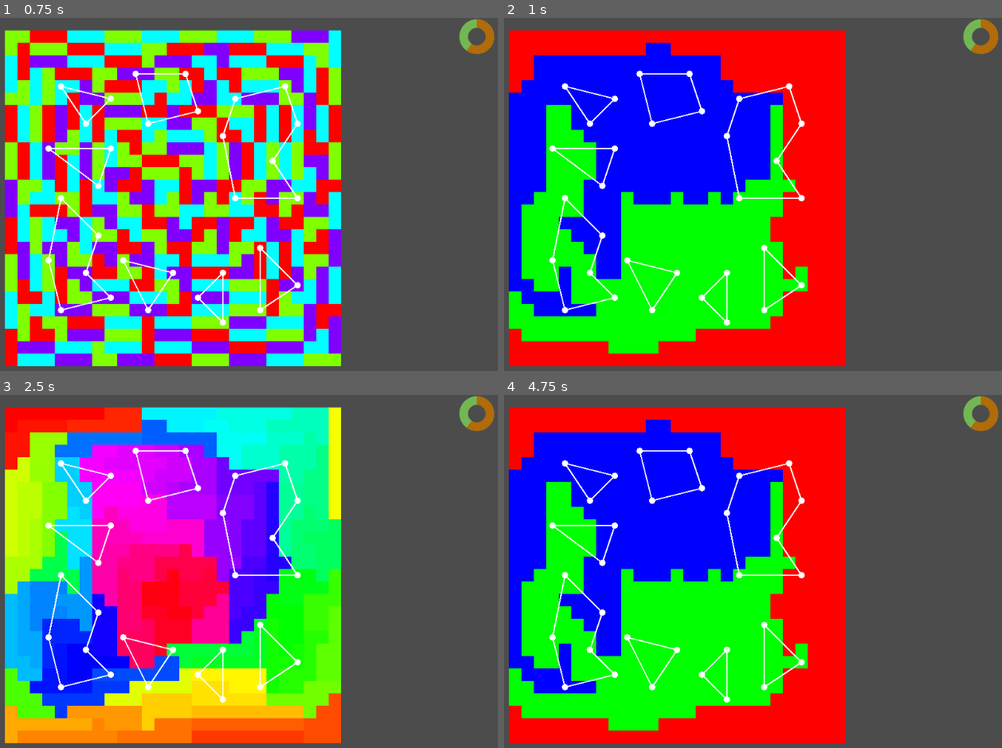
Above: before the commit, frames 1-4 (two rows, left to right).
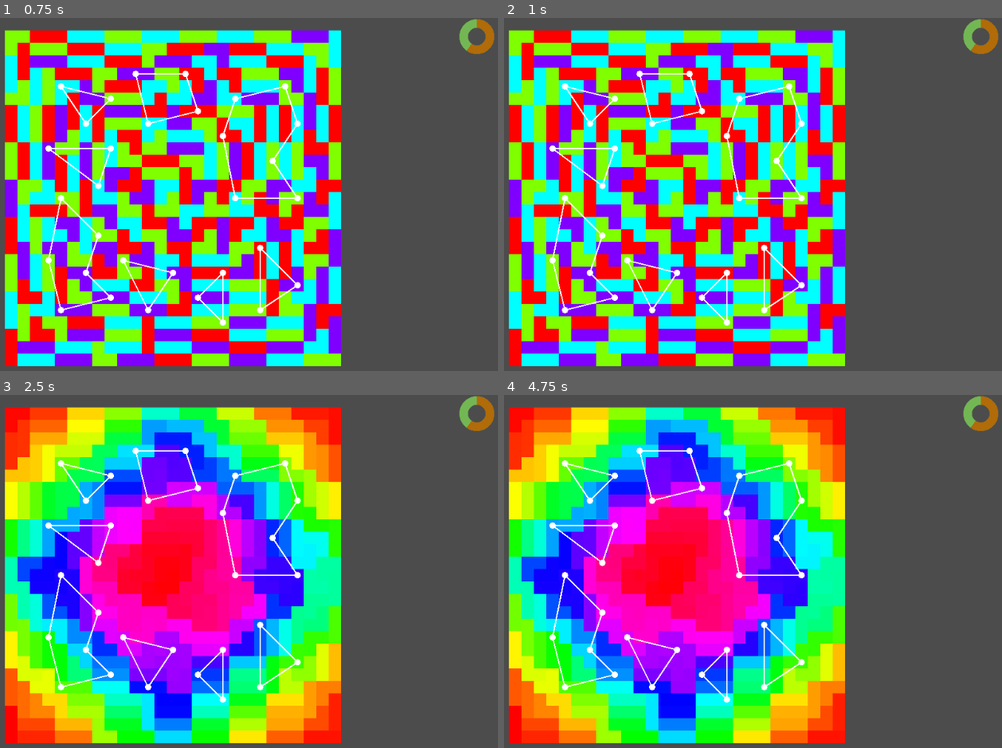
Above: after the commit, the same moments.

Repository: Pe3Hu/pononga
Game: Godot game, scene res://scenes/Game.tscn
The game is run twice, just before and just after one commit, with the same random seed, the same clock (stepped at 60 frames per second) and the same inputs.
Inputs (mouse positions are in pixels of both pictures, inside the frame that each line leads up to):
- Up to frame 1 (0.75 s): tap Enter at 0.5 s; move the mouse to (318, 187) at 0.52 s; click (318, 187) at 0.67 s
- Up to frame 2 (1 s): no input
- Up to frame 3 (2.5 s): tap Space at 1.25 s; move the mouse to (49, 599) at 1.27 s; click (49, 599) at 1.42 s; tap Enter at 2 s; move the mouse to (244, 500) at 2.02 s; click (244, 500) at 2.17 s
- Up to frame 4 (4.75 s): tap Space at 2.75, 4.25 s; move the mouse to (653, 656) at 2.77 s; click (653, 656) at 2.92 s; tap Enter at 3.5 s; move the mouse to (872, 638) at 3.52 s; click (872, 638) at 3.67 s; move the mouse to (outside the picture) at 4.27 s; click (outside the picture) at 4.42 s

Frame 1 is identical in both runs. In frame 2, 58% of the frame differs, in the area x 0-69%, y 3-99%; in frame 3, 59%; in frame 4, 61%.

Commit message:
version 0.012
1. loop fail fixed
2. threats added

Diff:
--- a/scripts/Classes_Arena.gd
+++ b/scripts/Classes_Arena.gd
@@ -3,6 +3,7 @@
 
 class Cultivator:
 	var num = {}
+	var flag = {}
 
 	func _init(input_):
 		num.index = Global.num.primary_key.cultivator
@@ -27,6 +28,7 @@
 		num.defense.factor = 0
 		num.recovery = {}
 		num.recovery.health = 1
+		flag.alarm = false
 
 	func jump_stages(value_):
 		for _i in value_:
--- a/scripts/Classes_Map.gd
+++ b/scripts/Classes_Map.gd
@@ -42,6 +42,10 @@
 			var vertex = point * Global.num.vicinity.a/2 + vec.center
 			arr.point.append(vertex)
 
+	func reset():
+		flag.capital = false
+		obj.village = null
+
 class Region:
 	var num = {}
 	var arr = {}
@@ -84,7 +88,6 @@
 					for neighbor in arr.neighbor:
 						neighbor.update_domain_by(self)
 			else:
-				print("update_domain error 1",arr.domain)
 				obj.map.flag.domain = false
 
 	func add_region(region_):
@@ -100,11 +103,14 @@
 	var num = {}
 	var arr = {}
 	var flag = {}
+	var dict = {}
 	var obj = {}
 
 	func _init(input_):
 		num.index = Global.num.primary_key.village
 		Global.num.primary_key.village += 1
+		num.threat = -1
+		num.guardians = 0
 		arr.vicinity = []
 		arr.neighbor = []
 		arr.sect = []
@@ -116,17 +122,42 @@
 		obj.capital = input_.capital
 		obj.capital.flag.capital = true
 		obj.capital.obj.village = self
-		get_to_center()
+		init_nums()
 		init_sects()
 
-	func get_to_center():
+	func init_nums():
 		num.to_center = obj.capital.vec.center.distance_to(obj.map.vec.center)
+		var grid = obj.capital.vec.grid
+		num.to_border = min(min(grid.x,grid.y),min(Global.num.map.cols-1-grid.x,Global.num.map.rows-1-grid.y))
 
 	func init_sects():
 		var input = {}
 		input.map = obj.map
 		var sect = Classes_Arena.Sect.new(input)
 		arr.sect.append(sect)
+
+	func set_prioritys():
+		dict.priority = {}
+
+		for priority in Global.arr.priority:
+			dict.priority[priority] = Global.num.priority.base
+
+
+
+	func alarm():
+		var options = []
+
+		for sect in arr.sect:
+			for cultivator in sect.arr.cultivator:
+				options.append(cultivator)
+
+		while num.guardians < num.threat:
+
+			Global.rng.randomize()
+			var index_r = Global.rng.randi_range(0, options.size()-1)
+			var guardian  = options.pop_at(index_r)
+			num.guardians += Global.arr.sequence["B000000"][guardian.num.stage.current]
+			guardian.flag.alarm = true
 
 class Road:
 	var num = {}
@@ -173,13 +204,10 @@
 	var flag = {}
 
 	func _init():
-		arr.vicinity = []
-		arr.region = []
-		arr.village = []
-		arr.road = []
-		arr.arena = []
+		num.threat = Global.num.threat.base
 		flag.domain = false
 		flag.rank = false
+		flag.success = true
 		init_vicinitys()
 		init_borderlands()
 		init_regions()
@@ -187,8 +215,12 @@
 		init_villages()
 		init_roads()
 		init_arenas()
+		set_threats()
+		init_threats_alarm()
 
 	func init_vicinitys():
+		arr.vicinity = []
+
 		for _i in Global.num.map.rows:
 			arr.vicinity.append([])
 
@@ -220,6 +252,8 @@
 			child_vicinity_.arr.delimited.append(parent_vicinity_)
 
 	func init_regions():
+		arr.region = []
+
 		init_associates()
 		set_region_neighbors(0)
 		init_region_ranks()
@@ -238,7 +272,6 @@
 			for vicinity in vicinitys:
 				unused.append(vicinity)
 
-		#loop checked
 		while unused.size() > Global.num.associate.size:
 			generate_associate(unused)
 
@@ -267,7 +300,6 @@
 		var vicinitys = [begin]
 		var flag = true
 
-		#loop checked
 		while vicinitys.size() < Global.num.associate.size && flag:
 			var options = []
 
@@ -400,127 +432,124 @@
 				for vicinity in region.arr.vicinity:
 					ununioned_vicinitys.append(vicinity)
 
-		#loop checked
-		while rank < Global.num.region.ranks-1:
-			flag.rank = false
+		while rank < Global.num.region.ranks-1 && flag.success:
 			arr.region.append([])
-
-			##var counter = 0 && counter < 1000: counter +=1
-			var counter = 0
-			while !flag.rank && counter < 1000:
-				counter +=1
-				flag.rank = true
-				var free_regions = []
-				var ununioned_regions = []
-				arr.region[rank+1] = []
-
-				for region in arr.region[rank]:
-					if region.flag.union:
-						free_regions.append(region)
+			var free_regions = []
+			var ununioned_regions = []
+			arr.region[rank+1] = []
+
+			for region in arr.region[rank]:
+				if region.flag.union:
+					free_regions.append(region)
+				else:
+					ununioned_regions.append(region)
+
+			while free_regions.size() % Global.num.region.base != 0:
+				var options = []
+
+				for region in ununioned_regions:
+					for neighbor in region.arr.neighbor:
+						if free_regions.has(neighbor):
+							options.append(neighbor)
+
+				Global.rng.randomize()
+				var index_r = Global.rng.randi_range(0, options.size()-1)
+				var region = options[index_r]
+				free_regions.erase(region)
+				ununioned_regions.append(region)
+
+			while free_regions.size() >= Global.num.region.base && flag.rank:
+				var datas = []
+
+				for region in free_regions:
+					var data = {}
+					data.value = 0
+					data.region = region
+
+					for neighbor in region.arr.neighbor:
+						if free_regions.has(neighbor):
+							data.value += 1
+
+					if data.value > 0:
+						datas.append(data)
 					else:
-						ununioned_regions.append(region)
-
-				while free_regions.size() % Global.num.region.base != 0:
-					var options = []
-
-					for region in ununioned_regions:
-						for neighbor in region.arr.neighbor:
-							if free_regions.has(neighbor):
-								options.append(neighbor)
-
-					Global.rng.randomize()
-					var index_r = Global.rng.randi_range(0, options.size()-1)
-					var region = options[index_r]
-					free_regions.erase(region)
-					ununioned_regions.append(region)
-
-				while free_regions.size() >= Global.num.region.base && flag.rank:
-					var datas = []
-
-					for region in free_regions:
-						var data = {}
-						data.value = 0
-						data.region = region
-
-						for neighbor in region.arr.neighbor:
-							if free_regions.has(neighbor):
-								data.value += 1
-
-						datas.append(data)
-
-					datas.sort_custom(Sorter, "sort_ascending")
-					var options = []
-
-					for data in datas:
-						if data.value == datas.front().value:
-							options.append(data)
-
-					Global.rng.randomize()
-					var index_r = Global.rng.randi_range(0, options.size()-1)
-
-					if options[index_r].value > 0:
-						var regions = [options[index_r].region]
-						free_regions.erase(regions.back())
-
-						while Global.num.region.base > regions.size() && flag.rank:
-							var datas_2 = []
-
-							for region in regions:
-								for neighbor in region.arr.neighbor:
-									var data = {}
-									data.value = 0
-									data.region = neighbor
-
+						flag.success = false
+
+				datas.sort_custom(Sorter, "sort_ascending")
+				var options = []
+
+				for data in datas:
+					if data.value == datas.front().value:
+						options.append(data)
+
+				Global.rng.randomize()
+				var index_r = Global.rng.randi_range(0, options.size()-1)
+
+				if options[index_r].value > 0:
+					var regions = [options[index_r].region]
+					free_regions.erase(regions.back())
+
+					while Global.num.region.base > regions.size() && flag.rank:
+						var datas_2 = []
+
+						for region in regions:
+							for neighbor in region.arr.neighbor:
+								var data = {}
+								data.value = 0
+								data.region = neighbor
+
+								if free_regions.has(neighbor) && !regions.has(neighbor):
+									datas_2.append(data)
+
+						if datas_2.size() == 0:
+							#pint("init_region_ranks fail 0")
+							flag.rank = false
+						else:
+							for data_2 in datas_2:
+								for neighbor in data_2.region.arr.neighbor:
 									if free_regions.has(neighbor) && !regions.has(neighbor):
-										datas_2.append(data)
-
-							if datas_2.size() == 0:
-								print("init_region_ranks fail 0")
-								flag.rank = false
-							else:
-								for data_2 in datas_2:
-									for neighbor in data_2.region.arr.neighbor:
-										if free_regions.has(neighbor) && !regions.has(neighbor):
-											data_2.value += 1
-
-								datas_2.sort_custom(Sorter, "sort_ascending")
-								regions.append(datas_2.front().region)
-								free_regions.erase(datas_2.front().region)
-
-						var input = {}
-						input.rank = rank+1
-						input.map = self
-						var new_region = Classes_Map.Region.new(input)
-
-						if regions.size() != 3:
-							print("init_region_ranks fail 1")
-							flag.rank = false
-
-						for region in regions:
-							new_region.add_region(region)
-
-						arr.region[rank+1].append(new_region)
-					else:
-						datas = []
-
-				if ununioned_regions.size() > 0:
+										data_2.value += 1
+
+							datas_2.sort_custom(Sorter, "sort_ascending")
+							regions.append(datas_2.front().region)
+							free_regions.erase(datas_2.front().region)
+
 					var input = {}
 					input.rank = rank+1
 					input.map = self
-					var ununioned_region = Classes_Map.Region.new(input)
-
-					for region in ununioned_regions:
-						ununioned_region.add_region(region)
-
-					ununioned_region.flag.union = false
-
-					arr.region[rank+1].append(ununioned_region)
-
-				if flag.rank:
-					check_rank(rank+1)
+					var new_region = Classes_Map.Region.new(input)
+
+					if regions.size() != 3:
+						#rint("init_region_ranks fail 1")
+						flag.rank = false
+
+					for region in regions:
+						new_region.add_region(region)
+
+					arr.region[rank+1].append(new_region)
+				else:
+					datas = []
+
+			if ununioned_regions.size() > 0:
+				var input = {}
+				input.rank = rank+1
+				input.map = self
+				var ununioned_region = Classes_Map.Region.new(input)
+
+				for region in ununioned_regions:
+					ununioned_region.add_region(region)
+
+				ununioned_region.flag.union = false
+
+				arr.region[rank+1].append(ununioned_region)
+
+			if flag.rank:
+				check_rank(rank+1)
 
 			rank += 1
 			set_region_neighbors(rank)
+
+		check_reset()
 
 	func set_4_domains():
 		var rank = 0
@@ -547,8 +576,6 @@
 			if region.flag.union:
 				domains[region.arr.domain.front()] += 1
 
-		print(domains,float(arr.region[rank].size())/4)
-
 		for region in arr.region[rank]:
 			for vicinity in region.arr.vicinity:
 				if region.arr.domain.size() == 1 && region.flag.union:
@@ -606,6 +633,7 @@
 				vicinity.num.sector = ring_to_sector[vicinity.num.ring]
 
 	func init_villages():
+		arr.village = []
 		var options = []
 		var sectors = []
 
@@ -656,9 +684,9 @@
 						village.arr.neighbor.append(around.obj.village)
 						around.obj.village.arr.neighbor.append(village)
 
-			#rint(illage.arr.neighbor,arounds.size())
-
 	func init_roads():
+		arr.road = []
+
 		for village in arr.village:
 			for neighbor in village.arr.neighbor:
 				if neighbor.num.index > village.num.index:
@@ -730,104 +758,151 @@
 						village.flag.interior = false
 
 	func init_arenas():
+		arr.arena = []
+
 		var n = 2
-		var success = false
-
-		while !success:
-			success = true
-			var datas = []
-			reset_arenas()
-
-			for village in arr.village:
-				var data = {}
-				data.village = village
-				data.roads = village.arr.road.size()
-				data.arenas = 0
-				datas.append(data)
-
-			while datas.size() > 0 && success:
-				var min_roads = 99
-				var max_arenas = 0
-
-				for data in datas:
-					if max_arenas < data.arenas:
-						max_arenas = data.arenas
-
-				for data in datas:
-					if data.arenas == max_arenas:
-						if min_roads > data.roads:
-							min_roads = data.roads
-
-				var options = []
-
-				for data in datas:
-					if data.arenas == max_arenas && min_roads == data.roads:
-						options.append(data)
-
-				Global.rng.randomize()
-				var index_r = Global.rng.randi_range(0, options.size()-1)
-				var data = options[index_r]
-
-				while data.arenas < n && success:
-					var datas_ = []
-
-					for road in data.village.arr.road:
-						if !road.flag.arena && !road.arr.village.front().flag.arenas && !road.arr.village.back().flag.arenas:
-							var data_ = {}
-							data_.road = road
-							data_.value = 0
-							var village = road.arr.village.front()
-
-							if village == data.village:
-								village = road.arr.village.back()
-
-							for road_ in village.arr.road:
-								var village_ = road_.arr.village.front()
-
-								if village_ == village:
-									village_ = road_.arr.village.back()
-
-								if !village_.flag.arenas:
-									data_.value += 1
-
-							datas_.append(data_)
-
-					if datas_.size() > 0:
-						datas_.sort_custom(Sorter, "sort_ascending")
-
-						var road = datas_[0].road
-						road.set_arena(true)
-
-						for village in road.arr.village:
-							for data_ in datas:
-								if data_.village == village:
-									data_.arenas += 1
-									data_.roads -= 1
-
-									if data_.arenas == n:
-										data_.village.flag.arenas = true
-										datas.erase(data_)
-					else:
-						datas.erase(data)
-						success = false
-
-		#relocate_roads()
-
-#		for village in arr.village:
-#			if village.flag.arenas:
-#				var value = 0
-#
-#				for road in village.arr.road:
-#					if road.flag.arena:
-#						value += 1
-#				if value != 2:
-#					pint(value)
+		var datas = []
+		reset_arenas()
+
+		for village in arr.village:
+			var data = {}
+			data.village = village
+			data.roads = village.arr.road.size()
+			data.arenas = 0
+			datas.append(data)
+
+		while datas.size() > 0:
+			var min_roads = 99
+			var max_arenas = 0
+
+			for data in datas:
+				if max_arenas < data.arenas:
+					max_arenas = data.arenas
+
+			for data in datas:
+				if data.arenas == max_arenas:
+					if min_roads > data.roads:
+						min_roads = data.roads
+
+			var options = []
+
+			for data in datas:
+				if data.arenas == max_arenas && min_roads == data.roads:
+					options.append(data)
+
+			Global.rng.randomize()
+			var index_r = Global.rng.randi_range(0, options.size()-1)
+			var data = options[index_r]
+
+			while data.arenas < n && flag.success:
+				var datas_ = []
+
+				for road in data.village.arr.road:
+					if !road.flag.arena && !road.arr.village.front().flag.arenas && !road.arr.village.back().flag.arenas:
+						var data_ = {}
+						data_.road = road
+						data_.value = 0
+						var village = road.arr.village.front()
+
+						if village == data.village:
+							village = road.arr.village.back()
+
+						for road_ in village.arr.road:
+							var village_ = road_.arr.village.front()
+
+							if village_ == village:
+								village_ = road_.arr.village.back()
+
+							if !village_.flag.arenas:
+								data_.value += 1
+
+						datas_.append(data_)
+
+				if datas_.size() > 0:
+					datas_.sort_custom(Sorter, "sort_ascending")
+
+					var road = datas_[0].road
+					road.set_arena(true)
+
+					for village in road.arr.village:
+						for data_ in datas:
+							if data_.village == village:
+								data_.arenas += 1
+								data_.roads -= 1
+
+								if data_.arenas == n:
+									data_.village.flag.arenas = true
+									datas.erase(data_)
+				else:
+					datas = []
+					flag.success = false
+
+		check_reset()
+
 		for road in arr.road:
 			if road.flag.arena:
 				var input = {}
 				input.road = road
 				var arena = Classes_Arena.Arena.new(input)
 				arr.arena.append(arena)
+
+	func reinit_villages():
+		for village in arr.village:
+			village.obj.capital.reset()
+			village.queue_free()
+
+		init_villages()
+
+	func reset_arenas():
+		for village in arr.village:
+			village.flag.arenas = false
+
+		for road in arr.road:
+			road.flag.arena = false
+
+	func set_threats():
+		var datas = []
+		var duplicates = []
+
+		for village in arr.village:
+			var data = {}
+			data.village = village
+			data.value = village.num.to_border
+
+			datas.append(data)
+
+		datas.sort_custom(Sorter, "sort_descending")
+
+		for data in datas:
+			if !duplicates.has(data.value):
+				duplicates.append(data.value)
+
+		var threats = []
+		var total = 0
+
+		for data in datas:
+			data.threat = duplicates.find(data.value)/2+1
+			total += data.threat
+
+		var part = ceil(float(num.threat)/total)
+		var cup = part/3
+		var total_2 = 0
+
+		for _i in datas.size():
+			datas[_i].threat *= part
+
+			if _i > 0:
+				Global.rng.randomize()
+				var shift = Global.rng.randi_range(-cup,cup)
+				datas[_i-1].threat += shift
+				datas[_i].threat -= shift
+
+		for data in datas:
+			data.village.num.threat = data.threat
+
+	func init_threats_alarm():
+		for village in arr.village:
+			village.alarm()
 
 	func spread_cohorts():
 		for village in arr.village:
@@ -839,97 +914,9 @@
 					var cohort = Classes_Arena.Cohort.new(input)
 					arena.arr.cohort.append(cohort)
 
-
-	func reset_arenas():
-		for village in arr.village:
-			village.flag.arenas = false
-
-		for road in arr.road:
-			road.flag.arena = false
-
-	func relocate_roads():
-		var datas = []
-
-		for village in arr.village:
-			if !village.flag.arenas:
-				var data = {}
-				data.arenas = 0
-				data.village = village
-
-				for road in village.arr.road:
-					if road.flag.arena:
-						data.arenas += 1
-
-				datas.append(data)
-
-		#pint(datas)
-
-		for data in datas:
-			if data.arenas == 0:
-				print('Single arena fail')
-				var neighbors = []
-				var options = []
-
-				for neighbor in data.village.arr.neighbor:
-					neighbors.append(neighbor)
-
-				for _i in neighbors.size():
-					for road in neighbors[_i].arr.road:
-						if road.flag.arena:
-							var neighbor = road.arr.village.front()
-
-							if neighbors[_i] == road.arr.village.front():
-								neighbor = road.arr.village.back()
-
-							if data.village.arr.neighbor.has(neighbor):
-								options.append(road)
-
-				Global.rng.randomize()
-				var index_r = Global.rng.randi_range(0, options.size()-1)
-				var road = options[index_r]
-				road.set_arena(false)
-
-				for village in road.arr.village:
-					for road_ in village.arr.road:
-						if road_.arr.village.has(data.village):
-							road_.set_arena(true)
-
-				data.village.flag.arenas = true
-				datas.erase(data)
-
-			if !data.village.flag.interior:
-				push_to_interior(data.village)
-
-	func push_to_interior(village_):
-		var data = {}
-		data.min = village_.num.to_center
-		data.village = null
-		data.road = null
-		data.road_ = null
-
-		for road in village_.arr.road:
-			if !road.flag.arena:
-				var neighbor = road.arr.village.front()
-
-				if neighbor == village_:
-					neighbor = road.arr.village.back()
-
-				for road_ in neighbor.arr.road:
-					if road_.flag.arena:
-						var village = road_.arr.village.front()
-
-						if village == village_:
-							village = road_.arr.village.back()
-
-						if data.min > village.num.to_center && village.flag.arenas:
-							data.min = neighbor.num.to_center
-							data.village = village
-							data.road = road
-							data.road_ = road_
-
-		data.road_.set_arena(false)
-		data.road.set_arena(true)
-		#pint(data)
+		for village in arr.village:
+			for arena in village.arr.arena:
+				pass
 
 	func check_border(grid_):
 		return grid_.x >= 0 && grid_.x < Global.num.map.cols && grid_.y >= 0 && grid_.y < Global.num.map.rows
@@ -942,6 +929,20 @@
 				sum += 1
 
 		flag.rank = sum == Global.num.vicinity.count
+
+	func check_reset():
+		if !flag.success:
+#			for arr_ in arr.keys():
+#				if arr_ != 'vicinity' && arr_ != 'region':
+#					for data in arr[arr_]:
+#						data.queue_free()
+#				else:
+#					for datas in arr[arr_]:
+#						for data in datas:
+#							data.queue_free()
+			arr = []
+
+			_init()
 
 class Sorter:
 	static func sort_ascending(a, b):
--- a/scripts/Global.gd
+++ b/scripts/Global.gd
@@ -47,6 +47,12 @@
 	num.span = {}
 	num.span.bottleneck = 3
 
+	num.threat = {}
+	num.threat.base = 1000
+	num.threat.step = 1.1
+
+	num.priority = {}
+	num.priority.base = 10
 
 func init_primary_key():
 	num.primary_key = {}
@@ -72,6 +78,7 @@
 	arr.sequence["A000045"] = [89, 55, 34, 21, 13, 8, 5, 3, 2, 1, 1]
 	arr.sequence["A000124"] = [7, 11, 16] #, 22, 29, 37, 46, 56, 67, 79, 92, 106, 121, 137, 154, 172, 191, 211]
 	arr.sequence["A001358"] = [4, 6, 9, 10, 14, 15, 21, 22, 25, 26]
+	arr.sequence["B000000"] = [2, 3, 5, 8, 10, 13, 17, 20, 24, 29, 33, 38]
 	arr.point = [
 		Vector2( 1,-1),
 		Vector2( 1, 1),
@@ -86,6 +93,7 @@
 	]
 	arr.domain = [0,1,2,3]
 	arr.elevation = ["Fossa","Hill","Peak"]
+	arr.priority = ["Abstinence","Survival","Balance","Prepotence"]
 
 func init_node():
 	node.TimeBar = get_node("/root/Game/TimeBar")
--- a/scripts/MapDraw.gd
+++ b/scripts/MapDraw.gd
@@ -15,7 +15,6 @@
 				#if vicinity.obj.village.flag.interior:
 				#	color  = Color.blue
 
-
 				draw_circle(vicinity.vec.center, Global.num.vicinity.a/4, color)
 
 	for road in Global.obj.map.arr.road:
